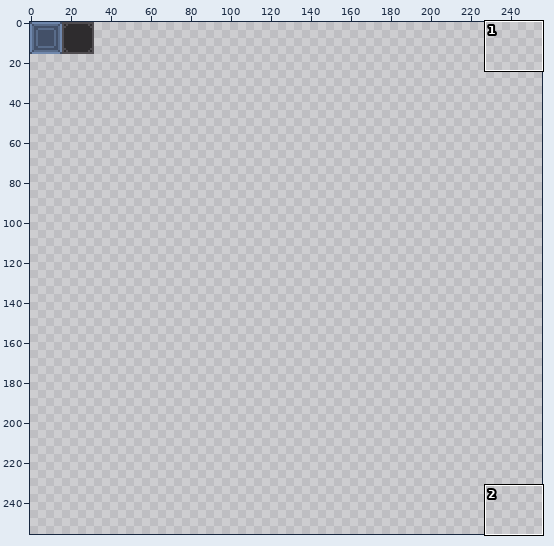
Two versions of one pixel-art file, Assets/URLTileSet.aseprite. The first picture is a wide view before the edit; the outline marks the close-up.
Close-up. Before:
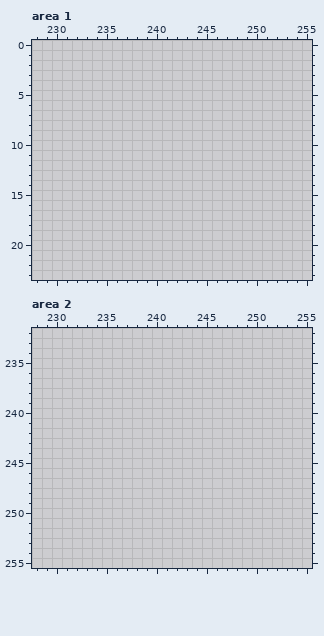
256x256 pixels, 1 frame. Shown: area 1: x 228..255, y 0..23; area 2: x 228..255, y 232..255.
Palette (. is transparent): 
After the commit:
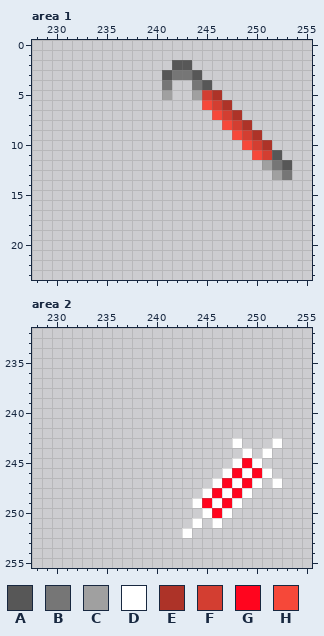
Colours new in this view: A #575757  B #767676  C #a0a0a0  D #ffffff  E #ad3328  F #d33e31  G #ff051e  H #f64839
Edits made:
Changed rows in their new state; - is an unchanged pixel.
Area 1:
first column x 241:
 2 -AA----------
 3 ABBA---------
 4 B--BA--------
 5 C--CFE-------
 6 ----HFE------
 7 -----HFE-----
 8 ------HFE----
 9 -------HFE---
10 --------HFE--
11 ---------HFA-
12 ----------CBA
13 -----------CB
Area 2:
first column x 243:
243 -----D---D
244 ------D-D-
245 -----DGD--
246 ----DGDGD-
247 ---DGDGD-D
248 --DGDGD---
249 -DGDGD----
250 --DGD-----
251 -D-D------
252 D---------
Boxes around the changes in both close-ups, in picture pixels (x1, y1, x2, y2):
added: (162, 60, 292, 180)
added: (182, 438, 282, 538)
